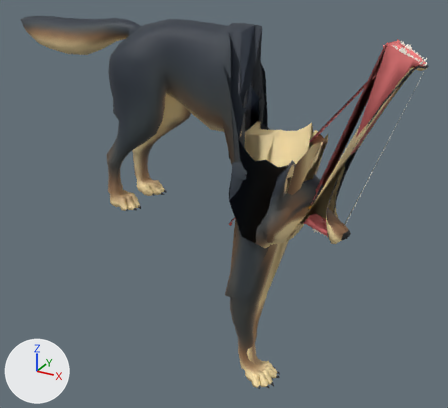
A saved change to the glTF model openttd/media/baseset/decouple/objekty/psi/vlk.glb.
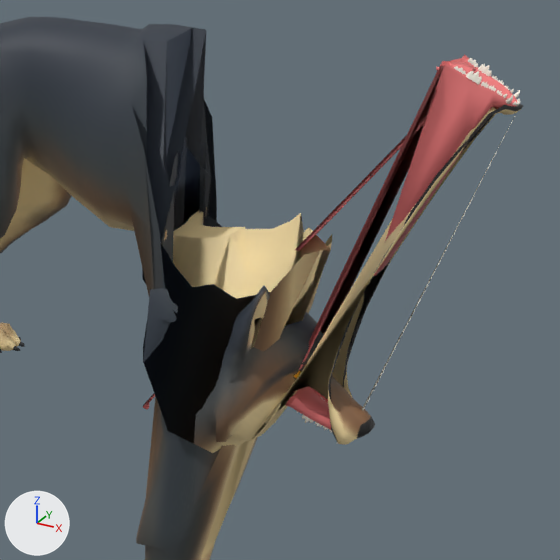
Each version appears first whole from a 50 mm lens placed at (98.3, -178.6, 95.2), pointed at (-3.0, 5.5, 3.1), and next in a close-up on the part from 34% to 100% of the width and 3% to 75% of the height. Lighting does not change. The marker at lower left points along +X, +Y and +Z. The first two pictures are the older version. Where no turn or scale is listed for an object, it has been applied to the vertices. Vertices at exactly the same position are counted once.
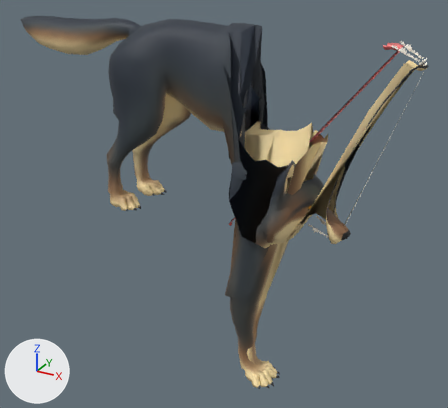
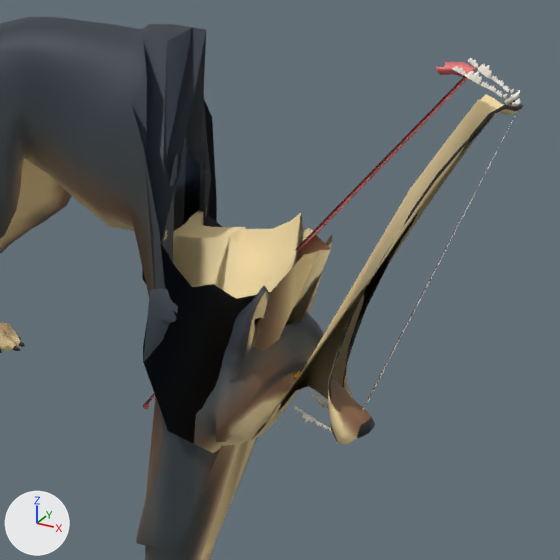
What differs and where, as boxes (x1, y1, x2, y2) in the close-ups (560 x 560 px):
part 1 of me_wolf_base_mesh_01___default_0, cut back: before (285, 54, 520, 430); after (294, 81, 518, 433)

The change, as a list of edits to the scene's bpy script:
```text
Change me_wolf_base_mesh_01___default_0:
    used by ob_object_7; location = (-0.5, 0.0, 0.0)
    remove me_wolf_base_mesh_01___default_0.from_pydata(...)  # 3939 vertices, 7285 faces; spans x -88.0..65.0, y -15.0..15.0, z -64.0..69.0
    add me_wolf_base_mesh_01___default_0.from_pydata(...)  # 3751 vertices, 6940 faces; spans x -88.0..65.0, y -15.0..15.0, z -64.0..69.0
    me_wolf_base_mesh_01___default_0 part 1: 52 vertices moved within x 34.0..64.0, y -4.0..4.0, z 2.0..63.0; 188 vertices removed from x 31.0..64.0, y -6.0..6.0, z 2.0..67.0
```
